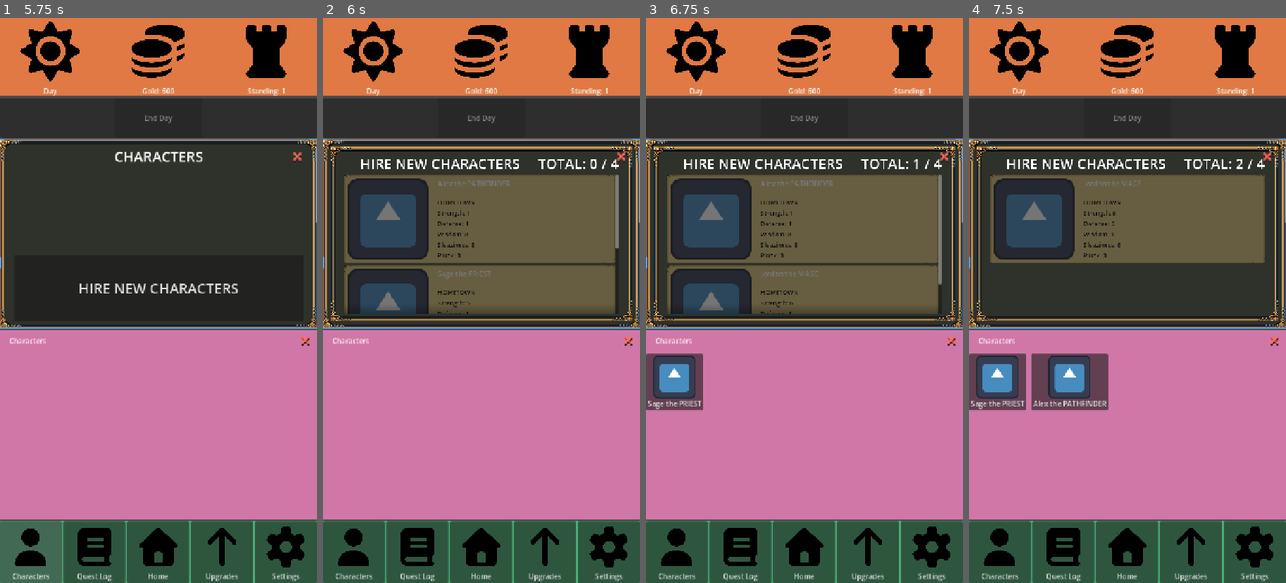
Above: before the commit, frames 1-4 (left to right).
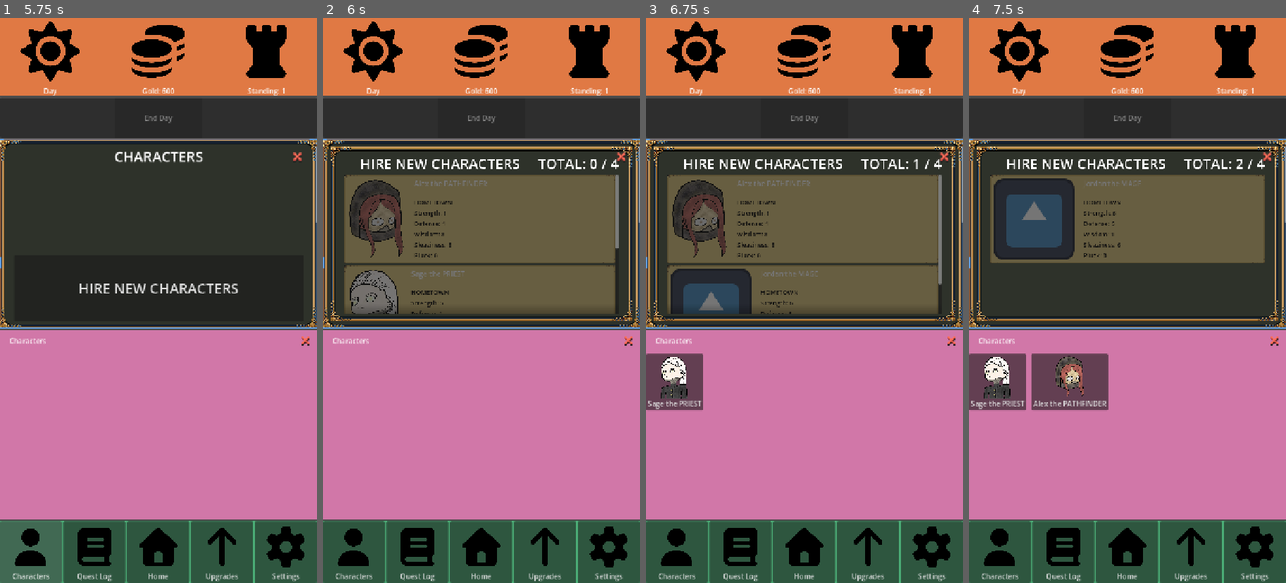
Above: after the commit, the same moments.

Repository: ActuallySanta/Fantasy-Guild-Manager
Game: Godot game, scene res://Scenes/UI/home_ui_prototype.tscn
Two runs of this game, one before a commit and one after it. Both use one fixed random seed, a clock stepped at 60 frames per second and the inputs below. The engine's default icon, where the game draws it, is replaced by a stand-in: a white triangle on a blue panel in a dark square.
Inputs:
- Up to frame 1 (5.75 s): click "Accept" at 0.5 s; click "Accept" at 1.25 s; click "+" at 2 s; click "+" at 2.75 s; click "+" at 3.5 s; click "Deny" at 4.25 s; click "Characters" at 5 s
- Up to frame 2 (6 s): click "HIRE NEW CHARACTERS" at 5.75 s
- Up to frame 3 (6.75 s): click "HIRE NEW CHARACTERS" at 6.5 s
- Up to frame 4 (7.5 s): click "Sage the PRIEST" at 7.25 s

Frame 1 is identical in both runs. In frame 2, 5.5% of the frame differs, in the area x 7-59%, y 28-53%; in frame 3, 4.4%; in frame 4, 1.9%.

Commit message:
Added initial prototype submission builds

Diff:
--- a/Globals/external_content_container.gd
+++ b/Globals/external_content_container.gd
@@ -5,11 +5,11 @@
 @export var character_a_names_file_path: String = "res://External Content/Character Names/Character Names - Androgynous Names.csv"
 @export var location_names_file_path: String
 
-@export var knight_backstories_file_path : String = "res://External Content/Character Backstories/Backstories - Knight Backstories.csv"
-@export var priest_backstories_file_path : String = "res://External Content/Character Backstories/Backstories - Priest Backstories.csv"
-@export var pathfinder_backstories_file_path : String = "res://External Content/Character Backstories/Backstories - Pathfinder Backstories.csv"
-@export var mage_backstories_file_path : String = "res://External Content/Character Backstories/Backstories - Mage Backstories.csv"
-@export var random_backstories_file_path:String = "res://External Content/Character Backstories/Backstories - Random Backstories.csv"
+@export var knight_backstories_file_path: String = "res://External Content/Character Backstories/Backstories - Knight Backstories.csv"
+@export var priest_backstories_file_path: String = "res://External Content/Character Backstories/Backstories - Priest Backstories.csv"
+@export var pathfinder_backstories_file_path: String = "res://External Content/Character Backstories/Backstories - Pathfinder Backstories.csv"
+@export var mage_backstories_file_path: String = "res://External Content/Character Backstories/Backstories - Mage Backstories.csv"
+@export var random_backstories_file_path: String = "res://External Content/Character Backstories/Backstories - Random Backstories.csv"
 
 @export var dunegon_locations_test_path: String = "res://External Content/Quest Stuff (Test)/Dungeon Names (Locations).txt" #test path for locations
 @export var monsters_2D_test_path: String = "res://External Content/Quest Stuff (Test)/2D Monster Test.txt" #test path for monstrs
@@ -22,13 +22,13 @@
 var andro_character_names: Array[String]
 
 #Backstories
-var knight_backstories:Array[String]
-var mage_backstories:Array[String]
-var pathfinder_backstories : Array[String]
-var priest_backstories:Array[String]
-var random_backstories:Array[String]
+var knight_backstories: Array[String]
+var mage_backstories: Array[String]
+var pathfinder_backstories: Array[String]
+var priest_backstories: Array[String]
+var random_backstories: Array[String]
 
-var monster_test_names = []#test array for monsters
+var monster_test_names = [] #test array for monsters
 var location_names = [] #test array for locations
 var quest_story = []
 var milestone_story = []
@@ -61,8 +61,8 @@
 #Replace these with the actual UID of the icon
 var character_icons: Dictionary[GuildCharacter.CharacterRole, Texture2D] = {
 	GuildCharacter.CharacterRole.KNIGHT: preload("uid://0nieya7vg7ir"),
-	GuildCharacter.CharacterRole.PRIEST: preload("uid://deis7oxw14qbl"),
-	GuildCharacter.CharacterRole.PATHFINDER: preload("uid://deis7oxw14qbl"),
+	GuildCharacter.CharacterRole.PRIEST: preload("uid://dwkwfcgs6qeya"),
+	GuildCharacter.CharacterRole.PATHFINDER: preload("uid://dqfofkh0uu3x3"),
 	GuildCharacter.CharacterRole.MAGE: preload("uid://deis7oxw14qbl"),
 }
 
@@ -73,12 +73,12 @@
 	female_character_names = ProceduralContentLoader._load_info_from_file(character_f_names_file_path, 1)
 	andro_character_names = ProceduralContentLoader._load_info_from_file(character_a_names_file_path, 1)
 
-	random_backstories = ProceduralContentLoader._load_info_from_file(random_backstories_file_path,1)
+	random_backstories = ProceduralContentLoader._load_info_from_file(random_backstories_file_path, 1)
 
-	knight_backstories = ProceduralContentLoader._load_info_from_file(knight_backstories_file_path,1)
-	priest_backstories = ProceduralContentLoader._load_info_from_file(priest_backstories_file_path,1)
-	pathfinder_backstories = ProceduralContentLoader._load_info_from_file(pathfinder_backstories_file_path,1)
-	mage_backstories = ProceduralContentLoader._load_info_from_file(mage_backstories_file_path,1)
+	knight_backstories = ProceduralContentLoader._load_info_from_file(knight_backstories_file_path, 1)
+	priest_backstories = ProceduralContentLoader._load_info_from_file(priest_backstories_file_path, 1)
+	pathfinder_backstories = ProceduralContentLoader._load_info_from_file(pathfinder_backstories_file_path, 1)
+	mage_backstories = ProceduralContentLoader._load_info_from_file(mage_backstories_file_path, 1)
 
 	monster_test_names.append(MultiColumnLoader._load_info_from_file(monsters_2D_test_path, 1, 0)) #2D test
 	monster_test_names.append(MultiColumnLoader._load_info_from_file(monsters_2D_test_path, 1, 1))
@@ -91,7 +91,7 @@
 		milestone_story.append(MultiColumnLoader._load_info_from_rows(milestone_story_path, i))
 
 	for i in range(4):
-			location_names.append(MultiColumnLoader._load_info_from_file(dunegon_locations_test_path, 1, i))
+		location_names.append(MultiColumnLoader._load_info_from_file(dunegon_locations_test_path, 1, i))
 	pass # Replace with function body.
 
 
@@ -107,26 +107,31 @@
 		_:
 			return ""
 
+
 #test functions for quest stuff
 func get_Monster_Name(col_idx: int) -> String:
 	var randMon = randi_range(0, 5)
 	return monster_test_names[col_idx][randMon]
 
+
 func get_Location_Name(col_idx: int) -> String:
 	var randLoc = randi_range(0, 5)
 	return location_names[col_idx][randLoc]
 
+
 func get_Quest_Story(quest_idx: int, story_part: int) -> String:
 	return quest_story[quest_idx][story_part]
 
+
 func get_Milestone_story(quest_idx: int, story_part: int) -> String:
 	return milestone_story[quest_idx][story_part]
+
 
 func get_character_icon(_role: GuildCharacter.CharacterRole) -> Texture2D:
 	return character_icons[_role]
 
 
-func get_role_backstory(_char:GuildCharacter) -> String:
+func get_role_backstory(_char: GuildCharacter) -> String:
 	var _backstory = ""
 
 	#Pick a random background template
@@ -141,24 +146,24 @@
 			_backstory = mage_backstories.pick_random()
 
 	#Replace all the stand-ins
-	_backstory = replace_standins(_backstory,_char)
+	_backstory = replace_standins(_backstory, _char)
 
 	return _backstory
 
+
 #Pick a random backstory, sanitize it, and return it, based on the character
-func get_random_backstory(_char:GuildCharacter) -> String:
-	var _backstory= random_backstories.pick_random()
-	_backstory = replace_standins(_backstory,_char)
+func get_random_backstory(_char: GuildCharacter) -> String:
+	var _backstory = random_backstories.pick_random()
+	_backstory = replace_standins(_backstory, _char)
 	return _backstory
 
-func replace_standins(_backstory:String,_char:GuildCharacter)->String:
-		#Replace all the stand-ins
-	_backstory = _backstory.replace("[NAME]",_char.name)
-	_backstory = _backstory.replace("[GENDER_CHILD]",child_gender[_char.gender])
-	_backstory = _backstory.replace("[PRONOUN_OBJ]",pronoun_object[_char.gender])
-	_backstory = _backstory.replace("[PRONOUN_POS]",pronoun_possesive[_char.gender])
-	_backstory = _backstory.replace("[PRONOUN_PERS_OBJ]",pronoun_personal_object[_char.gender])
 
-
+func replace_standins(_backstory: String, _char: GuildCharacter) -> String:
+	#Replace all the stand-ins
+	_backstory = _backstory.replace("[NAME]", _char.name)
+	_backstory = _backstory.replace("[GENDER_CHILD]", child_gender[_char.gender])
+	_backstory = _backstory.replace("[PRONOUN_OBJ]", pronoun_object[_char.gender])
+	_backstory = _backstory.replace("[PRONOUN_POS]", pronoun_possesive[_char.gender])
+	_backstory = _backstory.replace("[PRONOUN_PERS_OBJ]", pronoun_personal_object[_char.gender])
 
 	return _backstory
--- a/project.godot
+++ b/project.godot
@@ -54,3 +54,4 @@
 rendering_device/driver.windows="d3d12"
 renderer/rendering_method="gl_compatibility"
 renderer/rendering_method.mobile="gl_compatibility"
+textures/vram_compression/import_etc2_astc=true
Not shown, added: export_presets.cfg
Not shown, added: Builds/Initial Prototype/Fantasy Guild Manager.MAC.zip
Not shown, added: Builds/Initial Prototype/Fantasy Guild Manager.WINDOWS.zip
Not shown, added: Builds/Initial Prototype/Fantasy Guild Manager.console.exe
Not shown, added: Builds/Initial Prototype/Fantasy Guild Manager.exe
Not shown, added: Builds/Initial Prototype/Fantasy Guild Manager.pck
